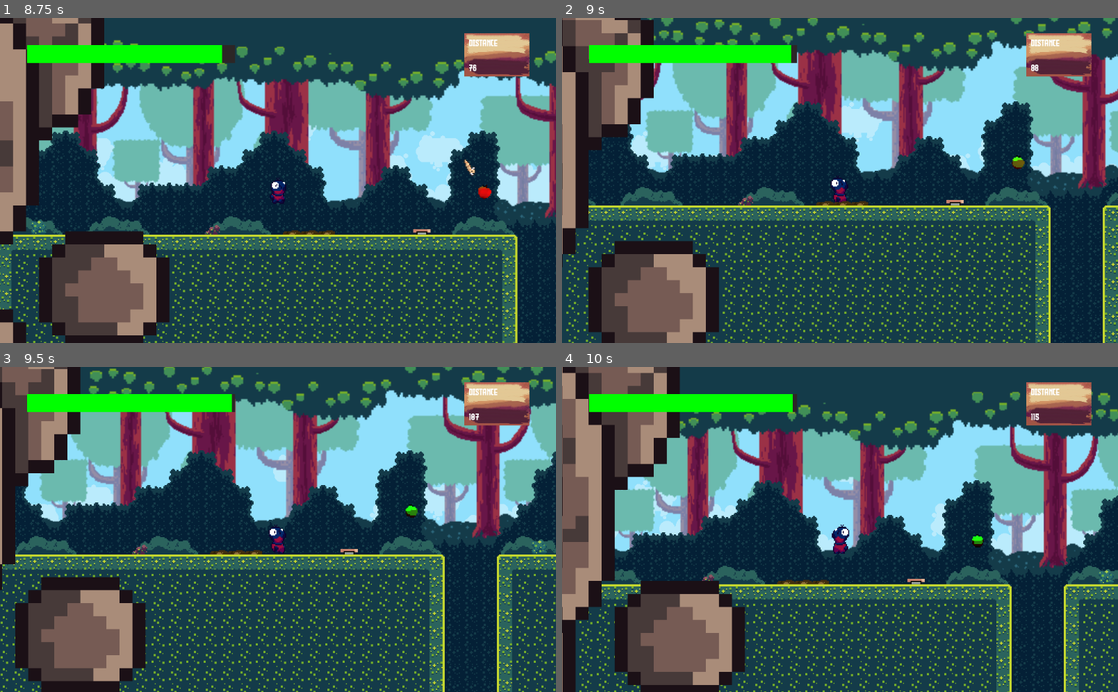
Above: before the commit, frames 1-4 (two rows, left to right).
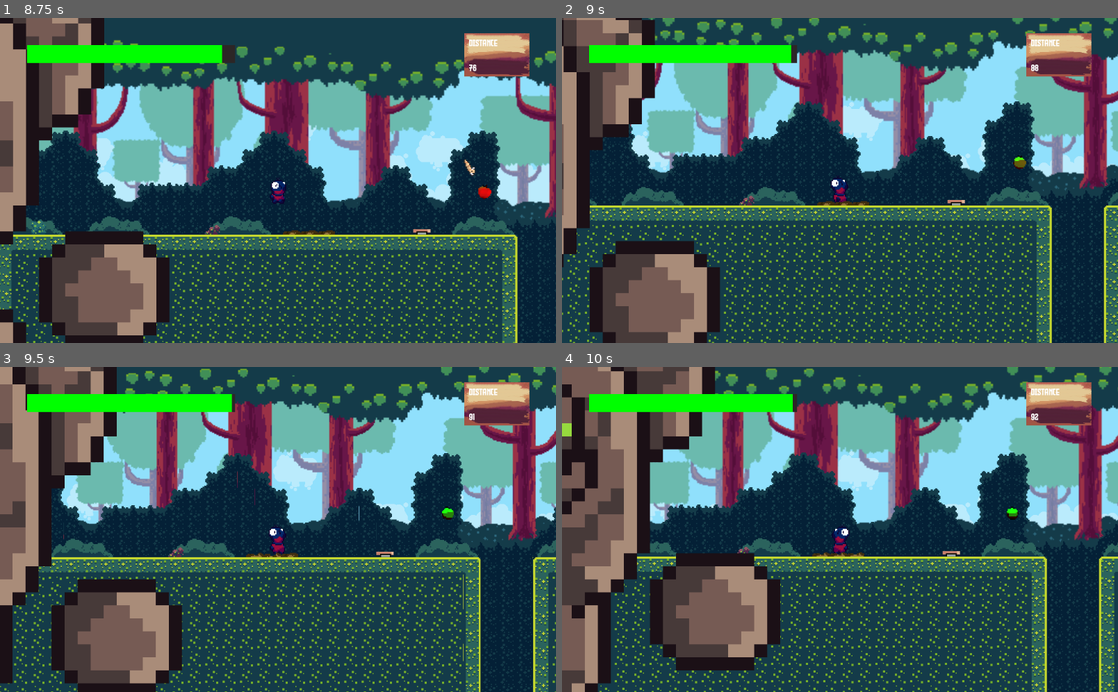
Above: after the commit, the same moments.

Repository: bosskab123/godot-wild-jam-36
Game: Godot game, scene res://scenes/uis/MainMenuUI.tscn
The game is run twice, just before and just after one commit, with the same random seed, the same clock (stepped at 60 frames per second) and the same inputs. The engine's default icon, where the game draws it, is replaced by a stand-in: a white triangle on a blue panel in a dark square. Sound files missing from this copy of the repository are replaced by a short silence.
Inputs:
- Up to frame 1 (8.75 s): click "Play" at 0.5 s; hold D (move_right) 1.28-2.03 s; tap W (jump) at 1.35, 1.52, 1.82, 2.27, 2.3, 2.57, 3.05, 3.6, 3.77, 4.07, 4.52, 4.55, 4.82, 5.27, 5.3, 5.57, 5.85, 7.52, 7.55, 7.82, 8.27, 8.3, 8.57 s; hold A (move_left) 2.03-2.78 s; tap Y (next_chunk) at 2.1, 4.35, 7.35 s; hold D (move_right) 2.78-4.28 s; tap T (previous_chunk) at 2.85, 5.1, 8.1 s; hold A (move_left) 4.28-6.5 s; click "Restart" at 6.5 s; hold D (move_right) from 7.28 s (still down)
- Up to frame 2 (9 s): keep holding D (move_right); tap W (jump) at 8.85 s
- Up to frame 3 (9.5 s): keep holding D (move_right); tap W (jump) at 9.02, 9.32 s
- Up to frame 4 (10 s): release D (move_right) at 9.53 s; hold A (move_left) from 9.53 s (still down); tap Y (next_chunk) at 9.6 s; tap W (jump) at 9.8 s

Frame 1 is identical in both runs. In frame 2, 12% of the frame differs, in the area x 0-100%, y 0-100%; in frame 3, 60%; in frame 4, 66%.

Commit message:
Increase difficulty as total_chunk increase
mechanic in maingame.gd

Diff:
--- a/scenes/MainGame.gd
+++ b/scenes/MainGame.gd
@@ -20,6 +20,7 @@
 onready var sound_danger: AudioStreamPlayer = $Sound/SoundDanger as AudioStreamPlayer
 onready var sound_normal: AudioStreamPlayer = $Sound/SoundNormal as AudioStreamPlayer
 onready var deadwall = $DeadWall
+onready var player = $Player
 
 var sound_danger_lastest_position: float
 var sound_normal_lastest_position: float
@@ -41,6 +42,8 @@
 var score: int = 0
 var SCORE_MULTIPLIER: float = 0.678
 var PLAYER_INITIAL_POSITION = Vector2(92.466,176)
+
+var DIFFICULTY_MOVEMENT_MULTIPLIER: float = 0
 
 signal chunk_spawned()
 
@@ -108,6 +111,10 @@
 	add_chunk()
 	# Move the SpawnLine
 	$SpawnLine.position.x += GlobalVars.CHUNK_LENGTH + GlobalVars.PADDING_LENGTH
+	# Increase MOVEMENT DIFFICULTY
+	player.set_move_vector(player.get_move_vector()*(pow(2,sqrt(total_chunk))))
+	deadwall.MOVE_SPEED *= pow(total_chunk,0.005)
+
 
 func _on_DestroyLine_body_entered(body):
 	if body.name != "DeadWall":
--- a/scenes/obstacles/Mud.gd
+++ b/scenes/obstacles/Mud.gd
@@ -2,23 +2,22 @@
 
 export(float) var SLOW_X_FACTOR = 0.6
 export(float) var SLOW_Y_FACTOR = 0.9
-var player_on_mud: bool = false
 
 onready var sound_walk_mud: AudioStreamPlayer2D = $SoundWalkMud as AudioStreamPlayer2D
 onready var player = get_tree().get_root().find_node("Player",true,false) as Player
 
 func _on_Mud_body_entered(body):
 	if body.name == "Player":
-		player_on_mud = true
+		player.is_on_mud = true
 		$AnimatedSprite.play("pressed")
 
 func _on_Mud_body_exited(body):
 	if body.name == "Player":
-		player_on_mud = false
+		player.is_on_mud = false
 		$AnimatedSprite.stop()
 
 func _physics_process(delta):
-	if player_on_mud == true:
+	if player.is_on_mud == true:
 		player.move_vector.x *= SLOW_X_FACTOR
 		player.move_vector.y *= SLOW_Y_FACTOR
 		if player.move_vector.x != 0 and not sound_walk_mud.playing:
--- a/scenes/player/Player.gd
+++ b/scenes/player/Player.gd
@@ -3,6 +3,7 @@
 
 # Movement system
 var move_vector setget set_move_vector, get_move_vector
+var is_on_mud: bool = false
 
 # Energy System
 export(float) var MAX_ENERGY: float = 100
@@ -11,6 +12,7 @@
 
 # Sound system
 onready var sound_eat_bad_apple: AudioStreamPlayer2D = $Sound/SoundEatBadApple as AudioStreamPlayer2D
+onready var sound_walk_grass: AudioStreamPlayer = $Sound/SoundWalkGrass as AudioStreamPlayer
 
 func _process(delta):
 	calculate_energy(delta)
--- a/scenes/player/Player.tscn
+++ b/scenes/player/Player.tscn
@@ -11,6 +11,7 @@
 [ext_resource path="res://assets/sprites/Tiny Platformer - Forest Asset Pack/Sprites/Player/fall.png" type="Texture" id=9]
 [ext_resource path="res://assets/sprites/Tiny Platformer - Forest Asset Pack/Sprites/Player/walk.png" type="Texture" id=10]
 [ext_resource path="res://assets/sound/player_eat_bad_apple.wav" type="AudioStream" id=11]
+[ext_resource path="res://assets/sound/player-walk-grass.wav" type="AudioStream" id=12]
 
 [sub_resource type="CapsuleShape2D" id=1]
 radius = 7.0
@@ -37,16 +38,16 @@
 region = Rect2( 140, 0, 35, 43 )
 
 [sub_resource type="AtlasTexture" id=7]
-atlas = ExtResource( 10 )
-region = Rect2( 35, 0, 35, 43 )
-
-[sub_resource type="AtlasTexture" id=8]
 atlas = ExtResource( 9 )
 region = Rect2( 0, 0, 35, 43 )
 
-[sub_resource type="AtlasTexture" id=9]
+[sub_resource type="AtlasTexture" id=8]
 atlas = ExtResource( 8 )
 region = Rect2( 0, 0, 35, 43 )
+
+[sub_resource type="AtlasTexture" id=9]
+atlas = ExtResource( 10 )
+region = Rect2( 35, 0, 35, 43 )
 
 [sub_resource type="AtlasTexture" id=10]
 atlas = ExtResource( 10 )
@@ -81,18 +82,18 @@
 }, {
 "frames": [ SubResource( 7 ) ],
 "loop": true,
-"name": "wall_hang",
-"speed": 5.0
+"name": "fall",
+"speed": 8.0
 }, {
 "frames": [ SubResource( 8 ) ],
 "loop": true,
-"name": "fall",
+"name": "jump",
 "speed": 8.0
 }, {
 "frames": [ SubResource( 9 ) ],
 "loop": true,
-"name": "jump",
-"speed": 8.0
+"name": "wall_hang",
+"speed": 5.0
 }, {
 "frames": [ SubResource( 10 ), SubResource( 11 ), SubResource( 12 ), SubResource( 13 ), SubResource( 14 ), SubResource( 15 ) ],
 "loop": true,
@@ -164,3 +165,7 @@
 
 [node name="SoundEatBadApple" type="AudioStreamPlayer2D" parent="Sound"]
 stream = ExtResource( 11 )
+
+[node name="SoundWalkGrass" type="AudioStreamPlayer" parent="Sound"]
+stream = ExtResource( 12 )
+volume_db = -8.577
--- a/scenes/player/PlayerMoveState.gd
+++ b/scenes/player/PlayerMoveState.gd
@@ -20,3 +20,13 @@
 
 	if !player.is_on_floor():
 		change_state.call_func("air")
+
+	handle_walk_sound()
+
+func handle_walk_sound():
+	if state_machine.move_vector.x != 0 and !player.is_on_mud and player.is_on_floor() and !player.sound_walk_grass.playing:
+		print("start playing walk grass")
+		player.sound_walk_grass.play()
+	elif state_machine.move_vector.x == 0 or player.is_on_mud or !player.is_on_floor():
+		print("stop playing walk grass")
+		player.sound_walk_grass.stop()
Not shown: 1 places in scenes/player/Player.tscn that only renumber resources
Not shown, changed: assets/sound/spring-pop.wav
